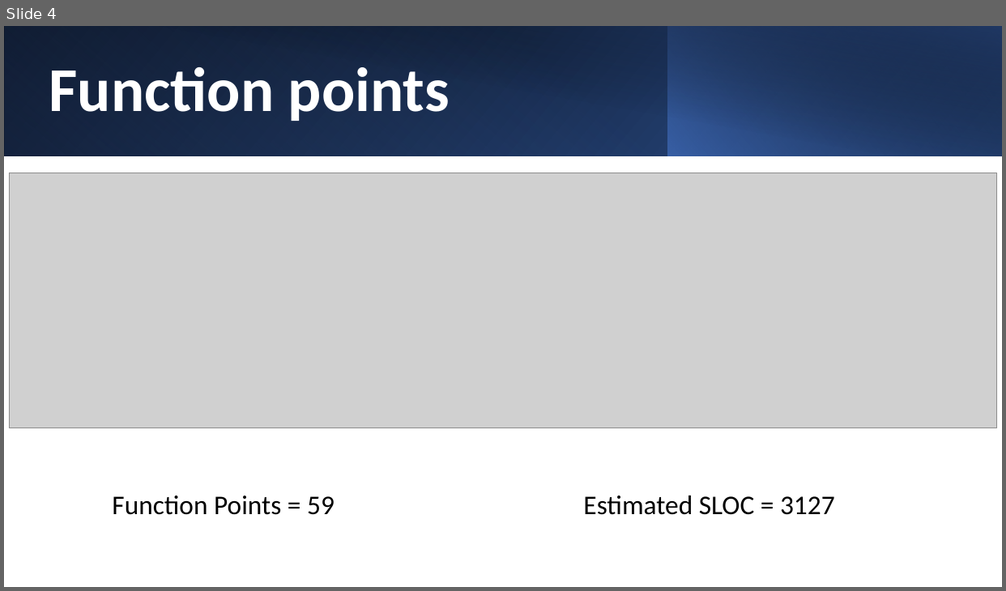
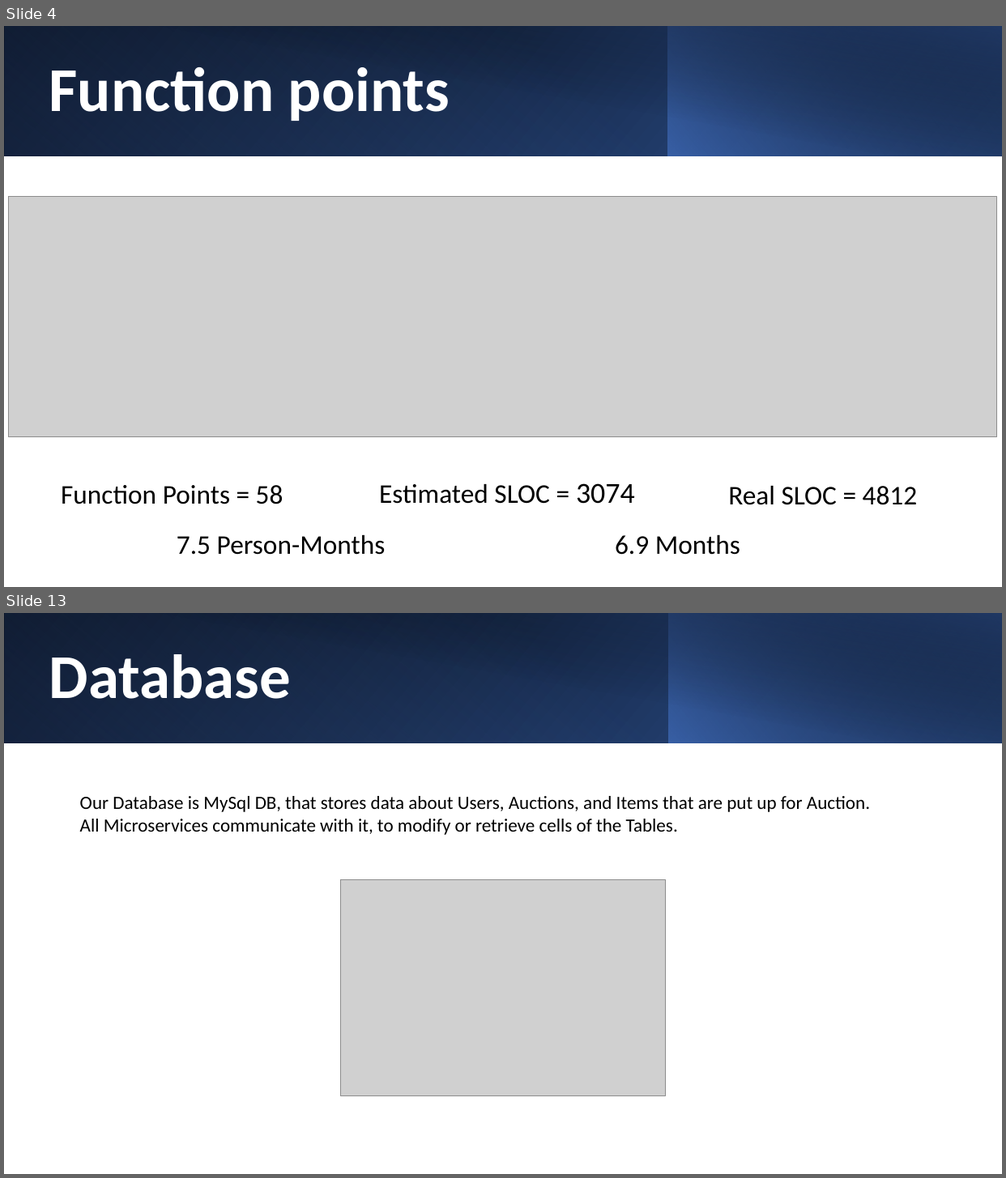
Before and after one commit to Francesco10998/Lab_Project, a slide deck: Documentation/Golden Auctions.pptx. Shown one above the other, each under a label of ours: slide 4 before the commit, slides 4 and 13 after it; the slides between them are not shown. The pictures are 1006x591 and 1006x1178 pixels, drawn with LibreOffice and Linux fonts; fonts in the diff are those of the drawing; grey boxes stand for pictures. Boxes give left, top, right and bottom in pixels: in the first picture for what was removed or moved away, otherwise in the second. Text is boxed around its words. In the diff, an @@ line names an element or a change of style, - is before the commit and + after.

```diff
--- a/Documentation/Golden Auctions.pptx
+++ b/Documentation/Golden Auctions.pptx
@@ slide 13 added at [4,613,1002,1174], background #FFFFFF @@
@@ rectangle added at [4,613,1002,743], fill gradient #000000 to #2F5597 @@
@@ rectangle added at [4,613,669,743], fill gradient #4472C4 to #203864 @@
@@ rectangle added at [41,613,1002,744], fill gradient #000000 to #203864 @@
@@ rectangle added at [669,613,1002,743], fill gradient #4472C4 to #000000 @@
@@ text added at [49,654,291,699], 60 pt, text #FFFFFF, bold @@
+Database
@@ text added at [80,796,870,835], 18 pt, text #000000 @@
+Our Database is MySql DB, that stores data about Users, Auctions, and Items that are put up for Auction.
+All Microservices communicate with it, to modify or retrieve cells of the Tables.
@@ picture added at [341,880,666,1097] @@
@@ slide 4 changed as well @@
@@ picture: place and size @@
-picture at [9,173,997,429]
+picture at [9,197,997,437]
@@ text at [61,485,283,505]: text changed @@
-Function Points = 59
+Function Points = 58
@@ text at [379,484,635,504]: text changed @@
-Estimated SLOC = 3127
+Estimated SLOC = 3074
@@ text added at [728,486,918,506], 26 pt, text #000000 @@
+Real SLOC = 4812
@@ text added at [177,535,386,555], 26 pt, text #000000 @@
+7.5 Person-Months
@@ text added at [615,535,740,555], 26 pt, text #000000 @@
+6.9 Months
```
Also in this commit, not shown: 3 other slides changed, 9 other slides added, 1 slide removed, 55 other files.
